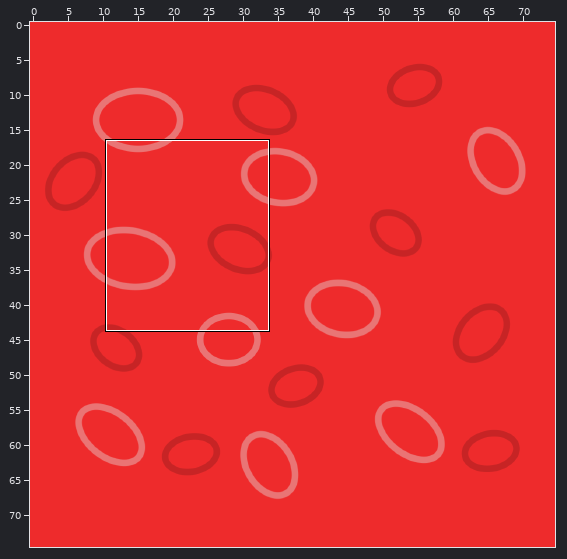
One commit to this Tiled map (JSON): assets/tilemaps/gameMap.json. Above: a wide view before the commit, with the close-up outlined.
Close-up. First the earlier version:
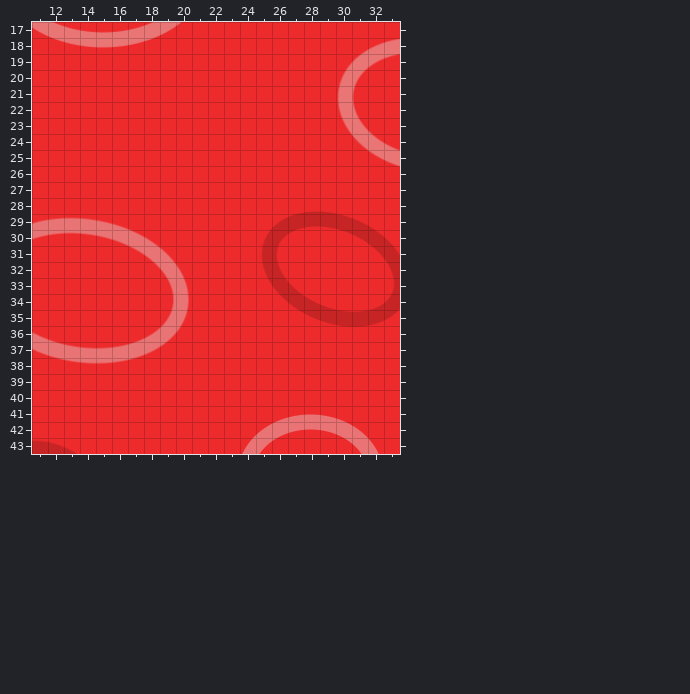
Cells are 16x16 px. Shown: x 11..33, y 17..43. The commit also changed other parts of the map, which this record leaves out.
Now the later version:
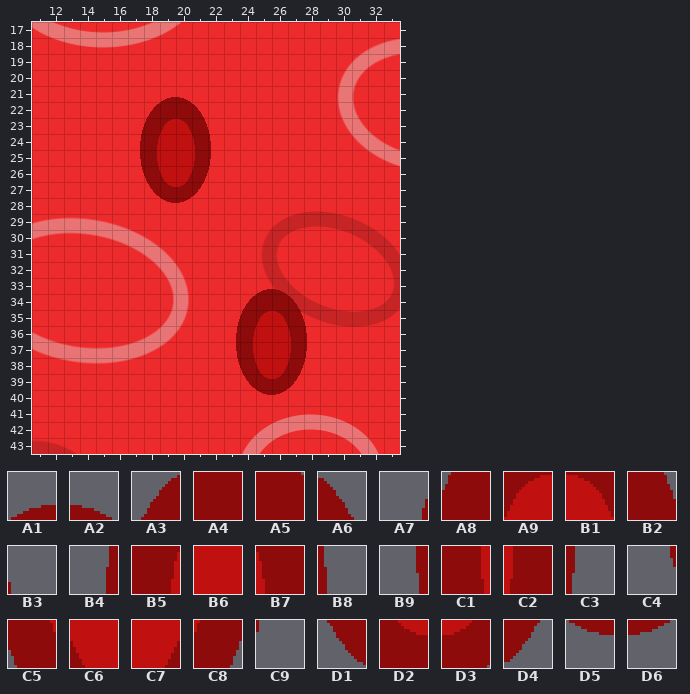
Key: from "redBloodCell": A1 3, A2 4, A3 10, A4 11, A5 12, A6 13, A7 17, A8 18, A9 19, B1 20, B2 21, B3 22, B4 25, B5 26, B6 27, B7 29, B8 30, B9 33, C1 34, C2 37, C3 38, C4 41, C5 42, C6 43, C7 44, C8 45, C9 46, D1 50, D2 51, D3 52, D4 53, D5 59, D6 60.
__ is an empty cell.
From old to new:
{"where": "layer \"blockedLayer\""}
{"y":21,"x":19,"old":"__ __","new":"A1 A2"}
{"y":22,"x":18,"old":"__ __ __ __","new":"A3 A4 A5 A6"}
{"y":23,"x":17,"old":"__ __ __ __ __ __","new":"A7 A8 A9 B1 B2 B3"}
{"y":24,"x":17,"old":"__ __ __ __ __ __","new":"B4 B5 B6 B6 B7 B8"}
{"y":25,"x":17,"old":"__ __ __ __ __ __","new":"B9 C1 B6 B6 C2 C3"}
{"y":26,"x":17,"old":"__ __ __ __ __ __","new":"C4 C5 C6 C7 C8 C9"}
{"y":27,"x":18,"old":"__ __ __ __","new":"D1 D2 D3 D4"}
{"y":28,"x":19,"old":"__ __","new":"D5 D6"}
{"y":33,"x":25,"old":"__ __","new":"A1 A2"}
{"y":34,"x":24,"old":"__ __ __ __","new":"A3 A4 A5 A6"}
{"y":35,"x":23,"old":"__ __ __ __ __ __","new":"A7 A8 A9 B1 B2 B3"}
{"y":36,"x":23,"old":"__ __ __ __ __ __","new":"B4 B5 B6 B6 B7 B8"}
{"y":37,"x":23,"old":"__ __ __ __ __ __","new":"B9 C1 B6 B6 C2 C3"}
{"y":38,"x":23,"old":"__ __ __ __ __ __","new":"C4 C5 C6 C7 C8 C9"}
{"y":39,"x":24,"old":"__ __ __ __","new":"D1 D2 D3 D4"}
{"y":40,"x":25,"old":"__ __","new":"D5 D6"}
